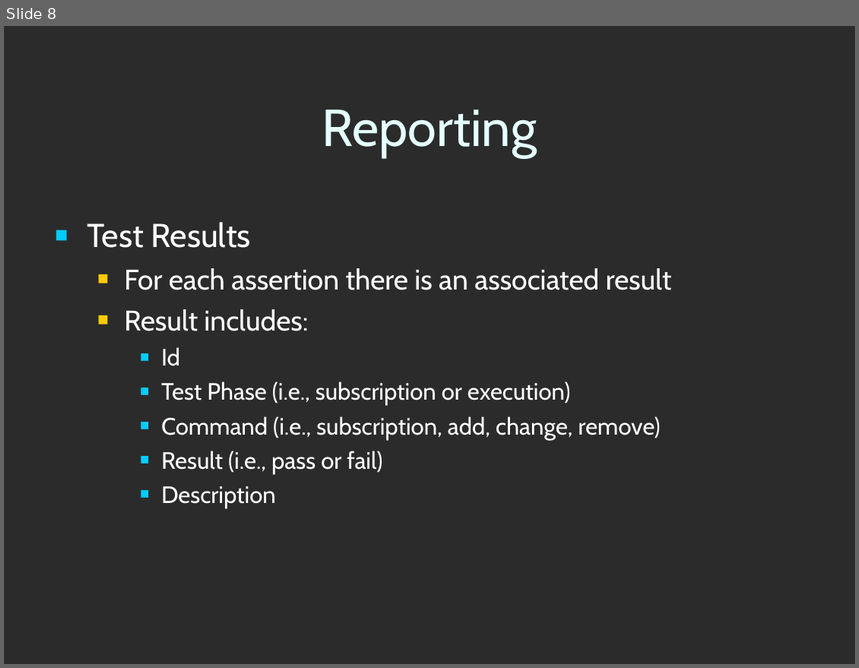
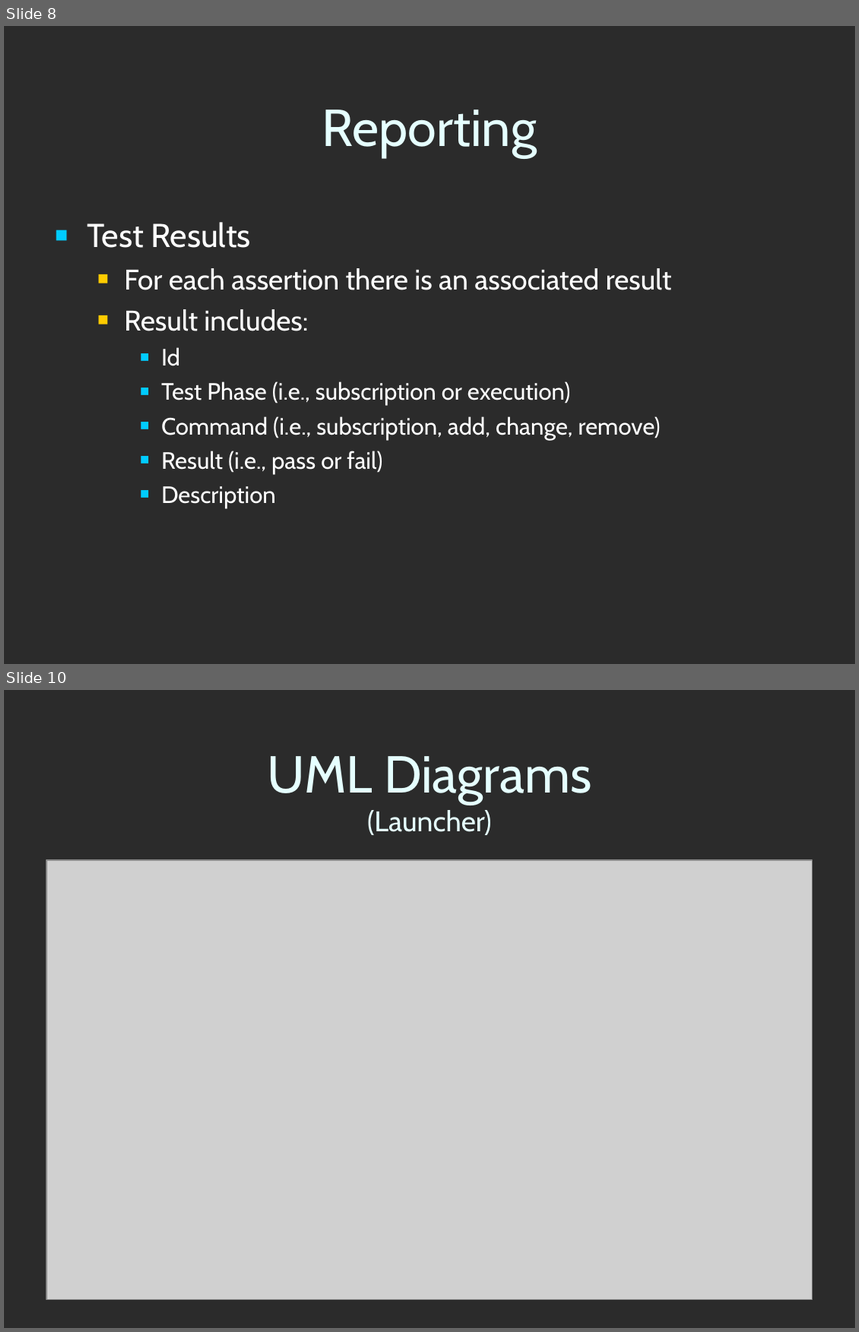
Before and after one commit to codeaudit/cougaar-cougaarunit, a slide deck: CougaarUnit/Cougaar Test Framework.ppt. Shown one above the other, each under a label of ours: slide 8 before the commit, slides 8 and 10 after it; the slides between them are not shown. The pictures are 859x668 and 859x1332 pixels, drawn with LibreOffice and Linux fonts; fonts in the diff are those of the drawing; grey boxes stand for pictures; background and template pictures are left out; a plain dark background stands for a picture behind light text. Boxes give left, top, right and bottom in pixels: in the first picture for what was removed or moved away, otherwise in the second. Text is boxed around its words. In the diff, an @@ line names an element or a change of style, - is before the commit and + after.

```diff
--- a/CougaarUnit/Cougaar Test Framework.ppt
+++ b/CougaarUnit/Cougaar Test Framework.ppt
@@ slide 10 added at bbox=[4, 690, 855, 1328], background picture (left out) @@
@@ title added at bbox=[267, 756, 591, 835], 44 pt, text #E5FFFF @@
+UML Diagrams
+(Launcher)
@@ picture added at bbox=[47, 860, 813, 1300] @@
```
Also in this commit, not shown: 6 other slides added, 7 other files.
